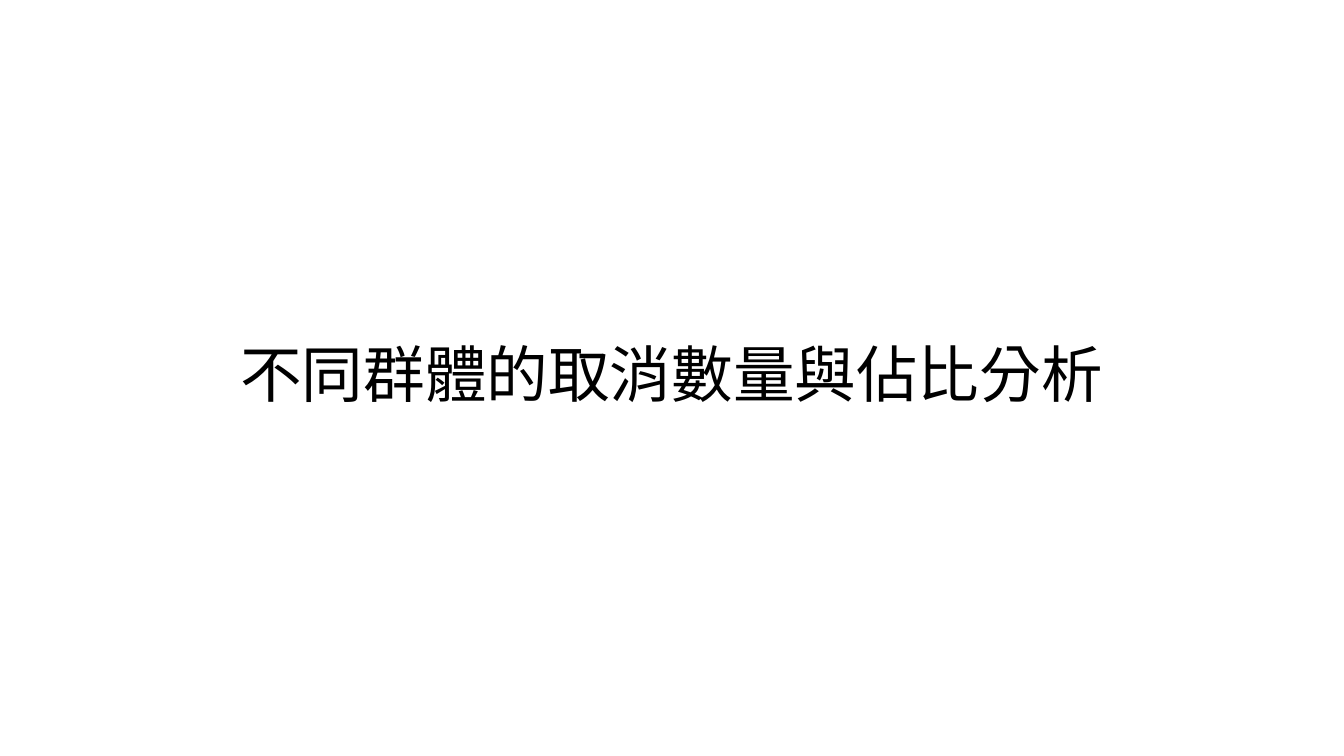
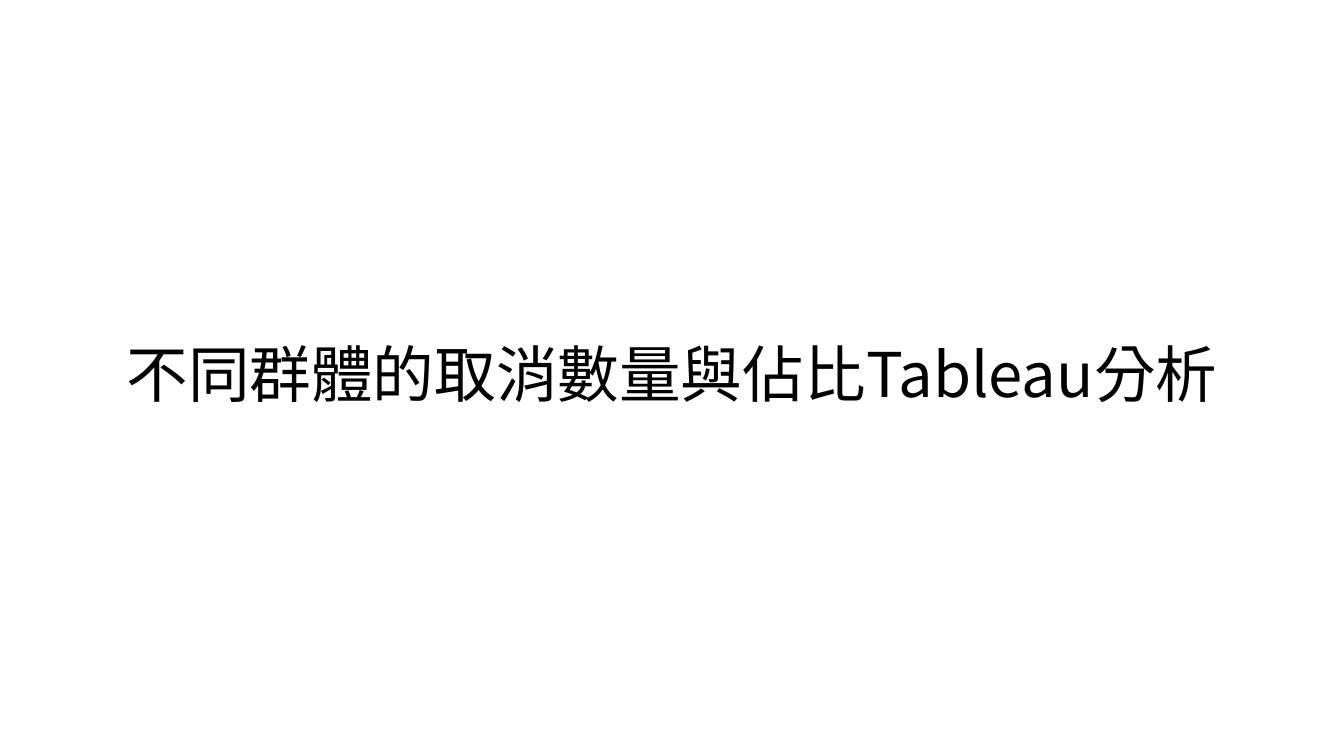
Before and after one commit to William-07/GHR_Analysis, a slide deck: slide 17 of Report/Global Hotels and Resorts Revenue Analysis - Cancellation Analysis.pptx (slide 16 before the commit). Drawn at 1344x756 pixels with LibreOffice and Linux fonts; fonts in the diff are those of the drawing. Boxes give left, top, right and bottom in pixels: in the first picture for what was removed or moved away, otherwise in the second. Text is boxed around its words. In the diff, an @@ line names an element or a change of style, - is before the commit and + after.

```diff
--- a/Report/Global Hotels and Resorts Revenue Analysis - Cancellation Analysis.pptx
+++ b/Report/Global Hotels and Resorts Revenue Analysis - Cancellation Analysis.pptx
@@ title at <box>127,345,1218,402</box>: text changed; font Calibri to Noto Sans CJK TC @@
-不同群體的取消數量與佔比分析
+不同群體的取消數量與佔比Tableau分析
```
Also in this commit, not shown: 13 other slides changed, 1 slide added, 1 slide removed.
